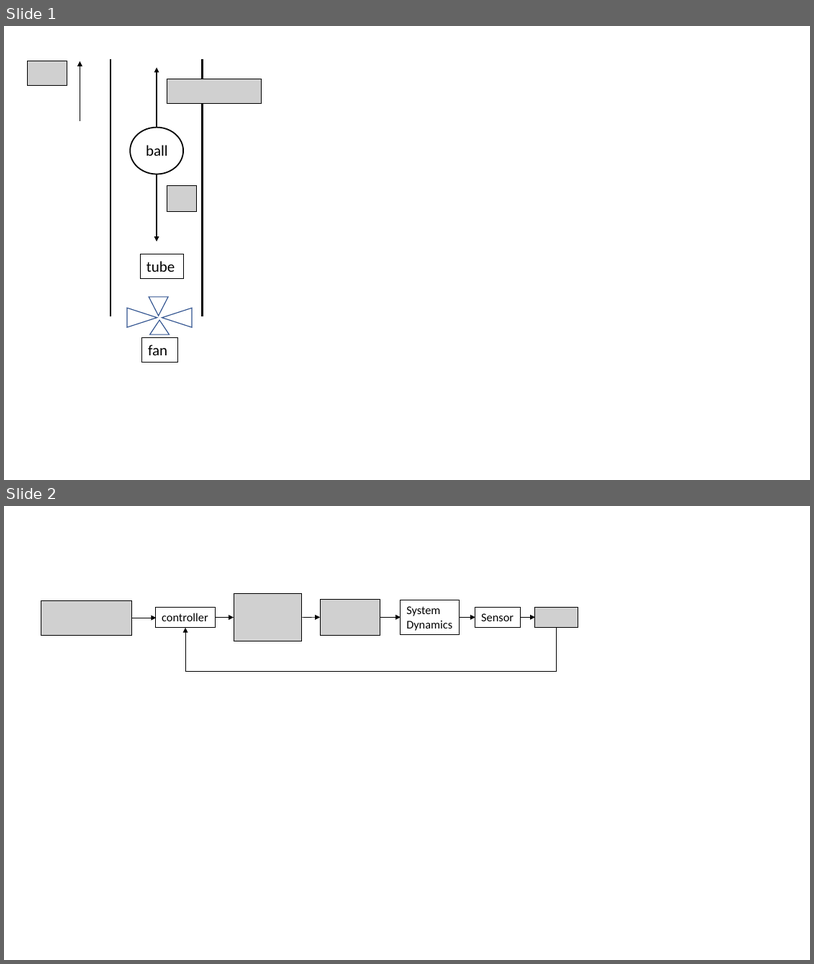
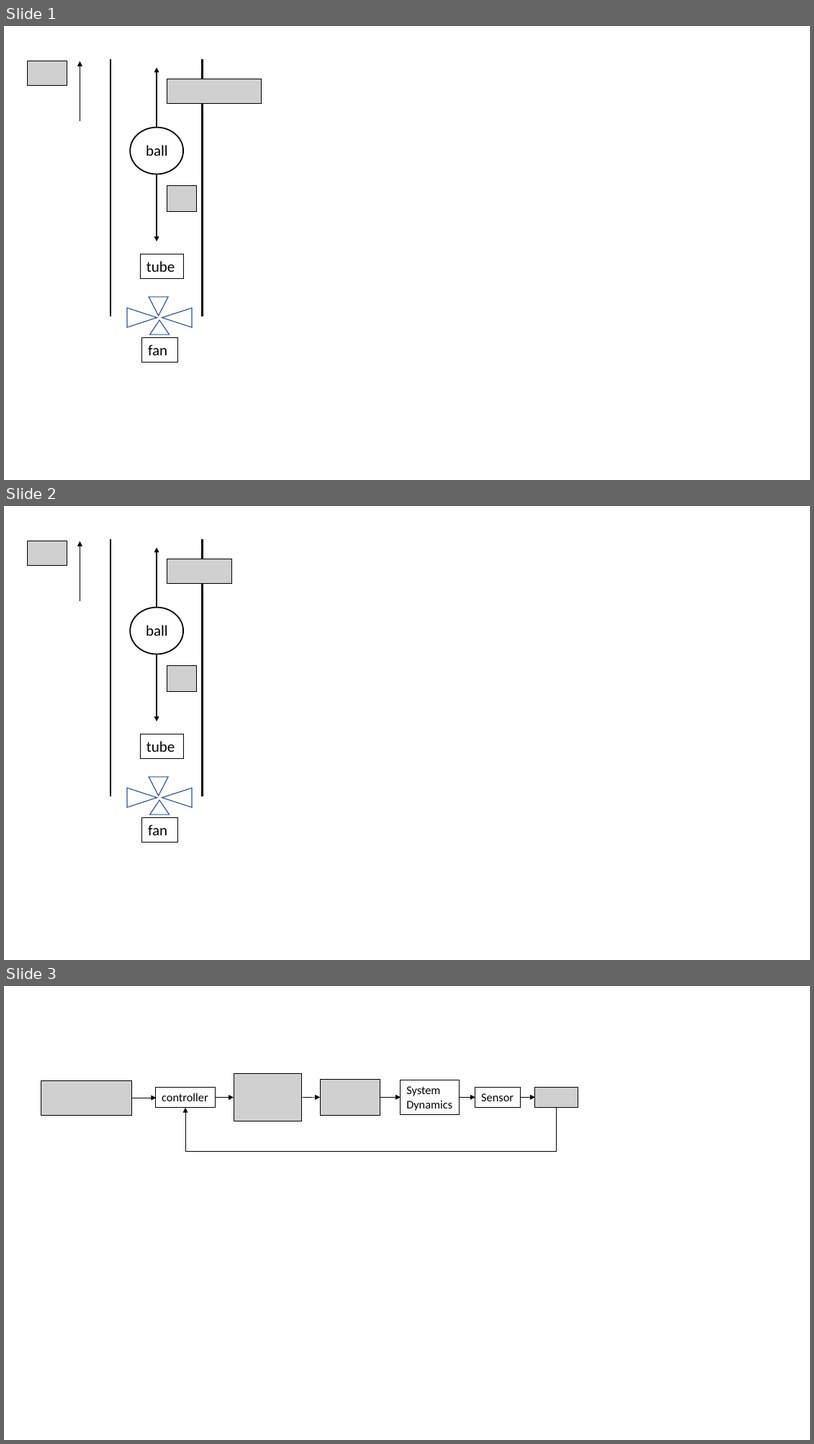
Before and after one commit to derekboase/ELG7113, a slide deck: system_models/alfa_model/system_model schematic.pptx. Shown one above the other, each under a label of ours: slides 1 and 2 before the commit, slides 1, 2 and 3 after it. The pictures are 814x964 and 814x1444 pixels, drawn with LibreOffice and Linux fonts; fonts in the diff are those of the drawing; grey boxes stand for pictures. Boxes give left, top, right and bottom in pixels: in the first picture for what was removed or moved away, otherwise in the second. Text is boxed around its words. In the diff, an @@ line names an element or a change of style, - is before the commit and + after.

```diff
--- a/system_models/alfa_model/system_model schematic.pptx
+++ b/system_models/alfa_model/system_model schematic.pptx
@@ slide 2 added at <box>4,506,810,960</box>, background #FFFFFF @@
@@ picture added at <box>28,541,67,565</box> @@
@@ arrow added from (80, 601) to (80, 541), #000000 1.5 pt @@
@@ line added from (111, 539) to (111, 796), #000000 2.25 pt @@
@@ arrow added from (157, 607) to (157, 547), #000000 1.5 pt @@
@@ line added from (203, 539) to (203, 796), #000000 2.25 pt @@
@@ picture added at <box>167,559,232,584</box> @@
@@ ellipse added at <box>130,607,183,654</box>, outline #000000 1.5 pt @@
@@ text added at <box>146,625,168,636</box>, 18 pt, text #000000 @@
+ball
@@ arrow added from (157, 654) to (157, 721), #000000 1.5 pt @@
@@ picture added at <box>167,666,197,692</box> @@
@@ rectangle added at <box>141,734,184,758</box>, fill #FFFFFF, outline #000000 0.75 pt, 18 pt, text #000000 @@
+tube
@@ triangle added at <box>149,777,168,795</box>, fill #FFFFFF, outline #325491 1 pt @@
@@ triangle added at <box>127,788,157,807</box>, fill #FFFFFF, outline #325491 1 pt @@
@@ triangle added at <box>149,800,169,815</box>, fill #FFFFFF, outline #325491 1 pt @@
@@ triangle added at <box>162,788,192,807</box>, fill #FFFFFF, outline #325491 1 pt @@
@@ rectangle added at <box>142,818,178,842</box>, fill #FFFFFF, outline #000000 0.75 pt, 18 pt, text #000000 @@
+fan
@@ what was slide 2 is now slide 3 @@
```
Also in this commit, not shown: 1 other slide added, 2 other files.
